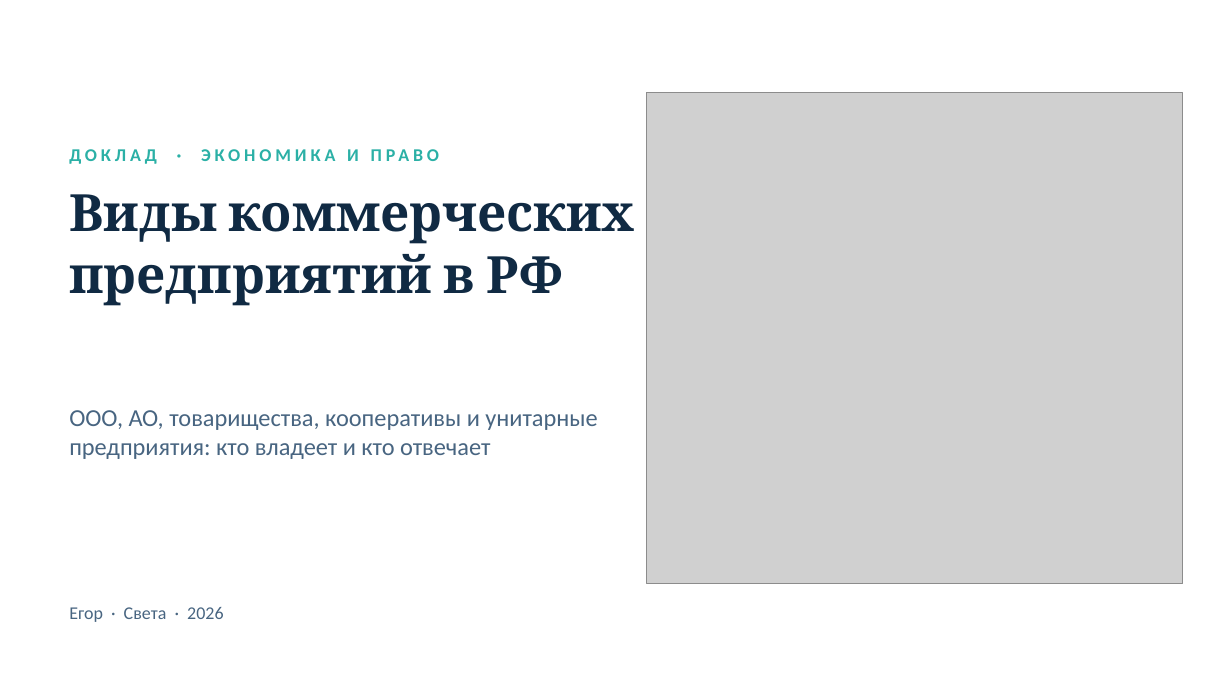
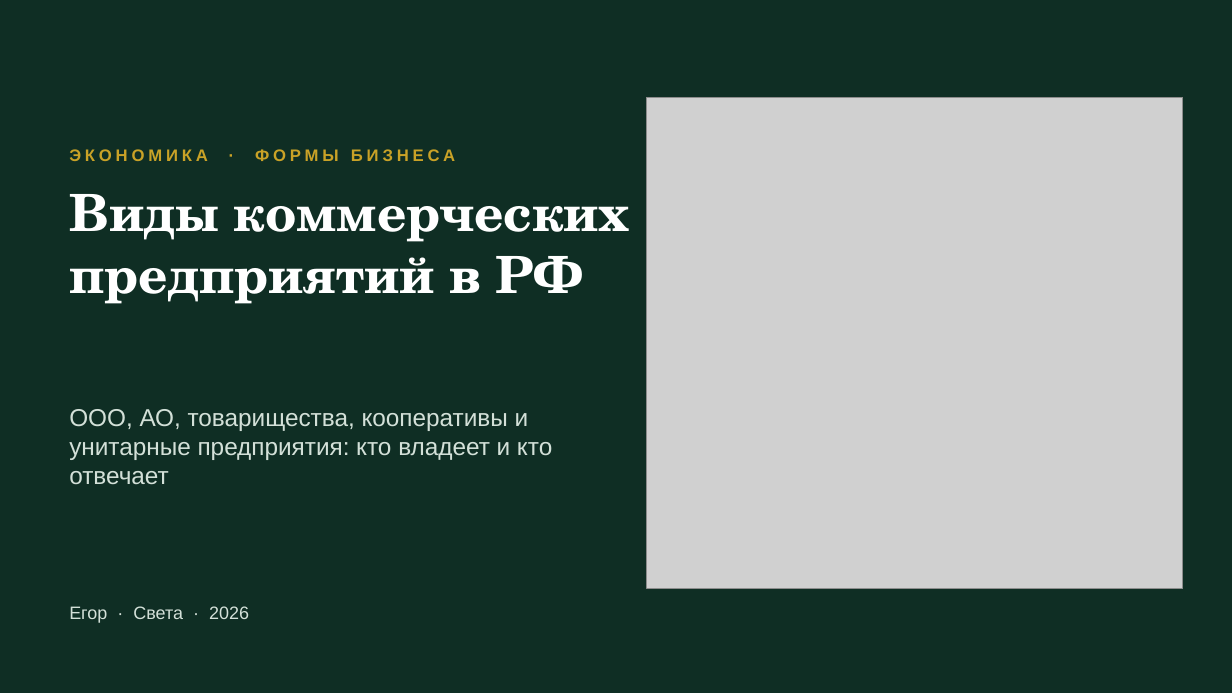
Before and after one commit to pwrnr4cts8-collab/musor, a slide deck: slide 1 of vidy_predpriyatiy/Виды_коммерческих_предприятий_РФ.pptx. Drawn at 1232x693 pixels with LibreOffice and Linux fonts; fonts in the diff are those of the drawing; grey boxes stand for pictures. Boxes give left, top, right and bottom in pixels: in the first picture for what was removed or moved away, otherwise in the second. Text is boxed around its words. In the diff, an @@ line names an element or a change of style, - is before the commit and + after.

```diff
--- a/vidy_predpriyatiy/Виды_коммерческих_предприятий_РФ.pptx
+++ b/vidy_predpriyatiy/Виды_коммерческих_предприятий_РФ.pptx
@@ background #FFFFFF to #0F2E24 @@
@@ picture: place and size @@
-picture at [647, 92, 1183, 584]
+picture at [647, 97, 1183, 589]
@@ text at [69, 149, 455, 161]: text changed; size 14 to 13 pt; font Calibri to Arial; text colour #2BB0A6 to #C9A227 @@
-ДОКЛАД · ЭКОНОМИКА И ПРАВО
+ЭКОНОМИКА · ФОРМЫ БИЗНЕСА
@@ text "Виды коммерческих предприятий в РФ" at [69, 194, 631, 304]: font Cambria to TeX Gyre Schola, text colour #102A43 to #FFFFFF @@
@@ text "ООО, АО, товарищества, кооперативы и ..." at [69, 409, 552, 485]: font Calibri to Arial, text colour #486581 to #D3E0D8 @@
@@ text "Егор · Света · 2026" at [69, 606, 249, 623]: font Calibri to Arial, text colour #486581 to #D3E0D8 @@
```
Also in this commit, not shown: 7 other slides changed, 1 other file.
